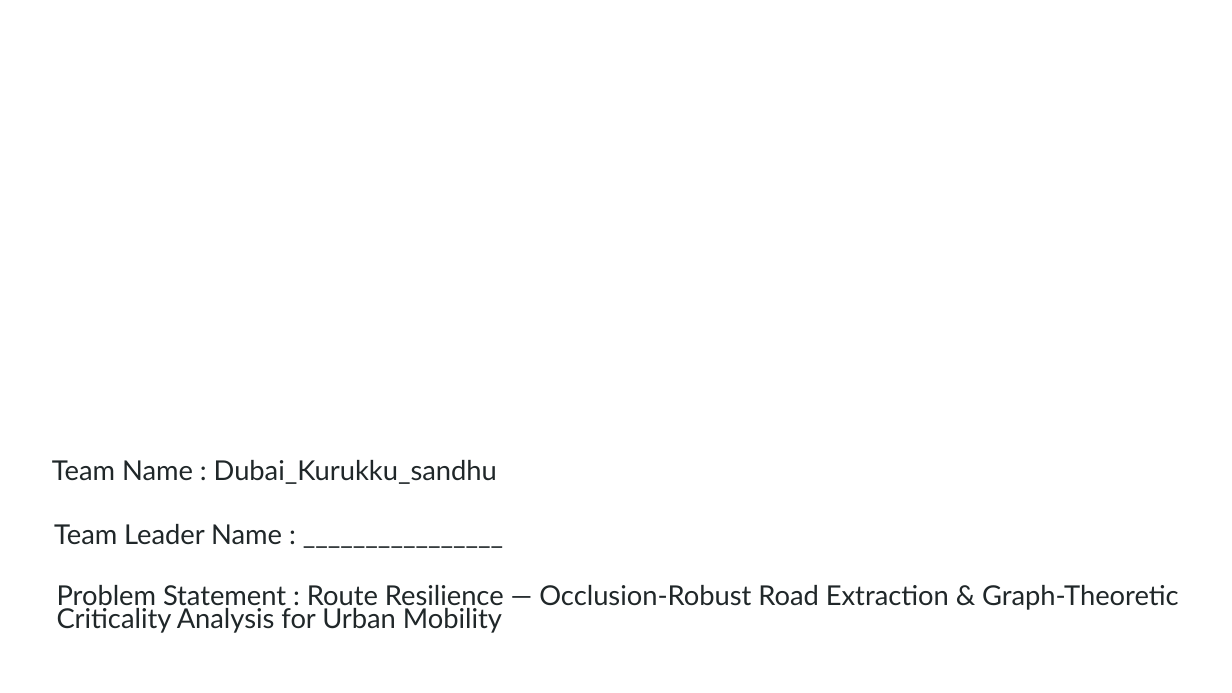
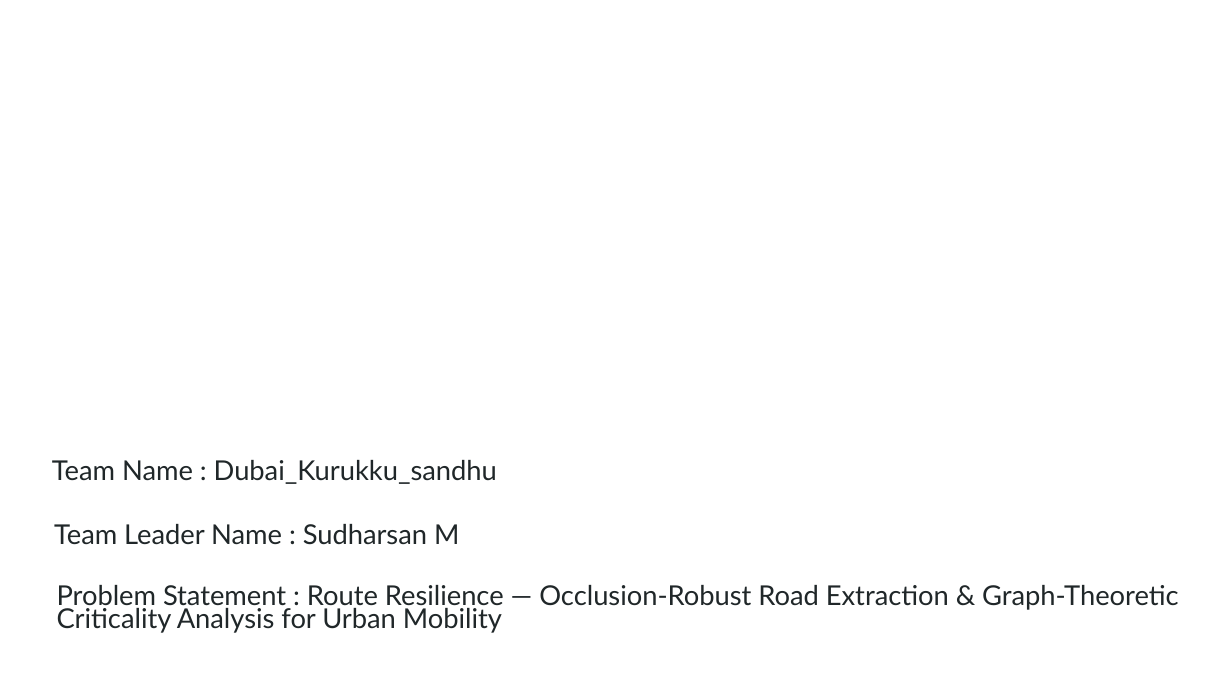
Before and after one commit to YUVARAJ-R-ai/Dubai_Kurukku_sandhu, a slide deck: slide 1 of docs/Route-Resilience-Idea-Submission.pptx. Drawn at 1232x693 pixels with LibreOffice and Linux fonts; fonts in the diff are those of the drawing; background and template pictures are left out. Boxes give left, top, right and bottom in pixels: in the first picture for what was removed or moved away, otherwise in the second. Text is boxed around its words. In the diff, an @@ line names an element or a change of style, - is before the commit and + after.

```diff
--- a/docs/Route-Resilience-Idea-Submission.pptx
+++ b/docs/Route-Resilience-Idea-Submission.pptx
@@ text at [54,524,459,545]: text changed @@
-Team Leader Name : ________________
+Team Leader Name : Sudharsan M
```
Also in this commit, not shown: 1 other slide changed, 1 other file.
